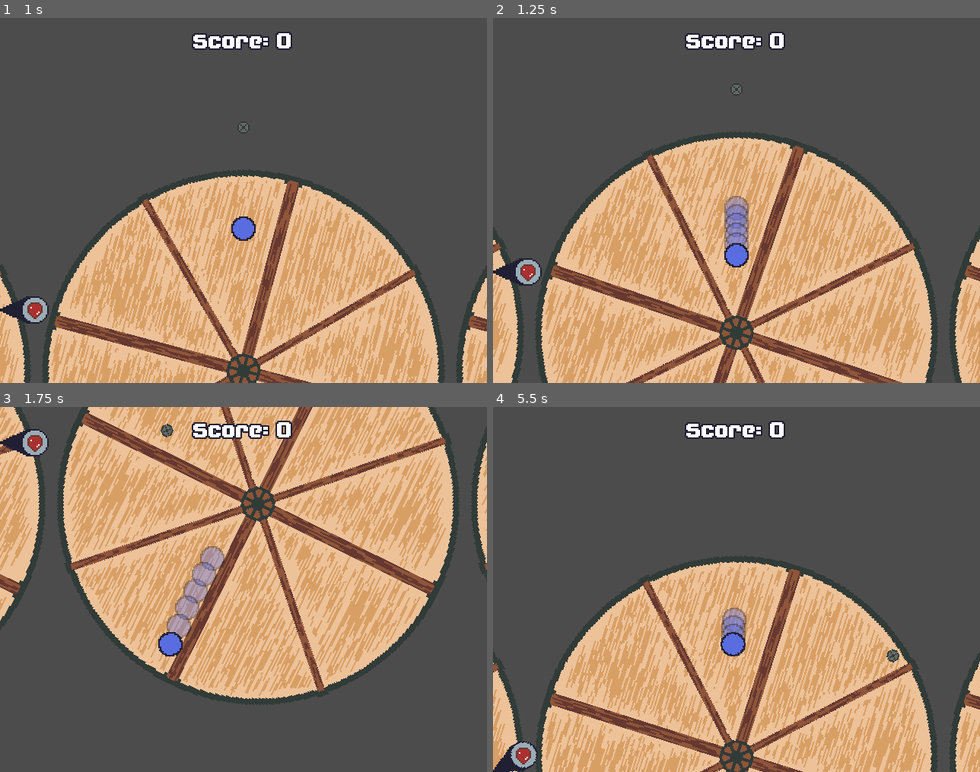
Above: before the commit, frames 1-4 (two rows, left to right).
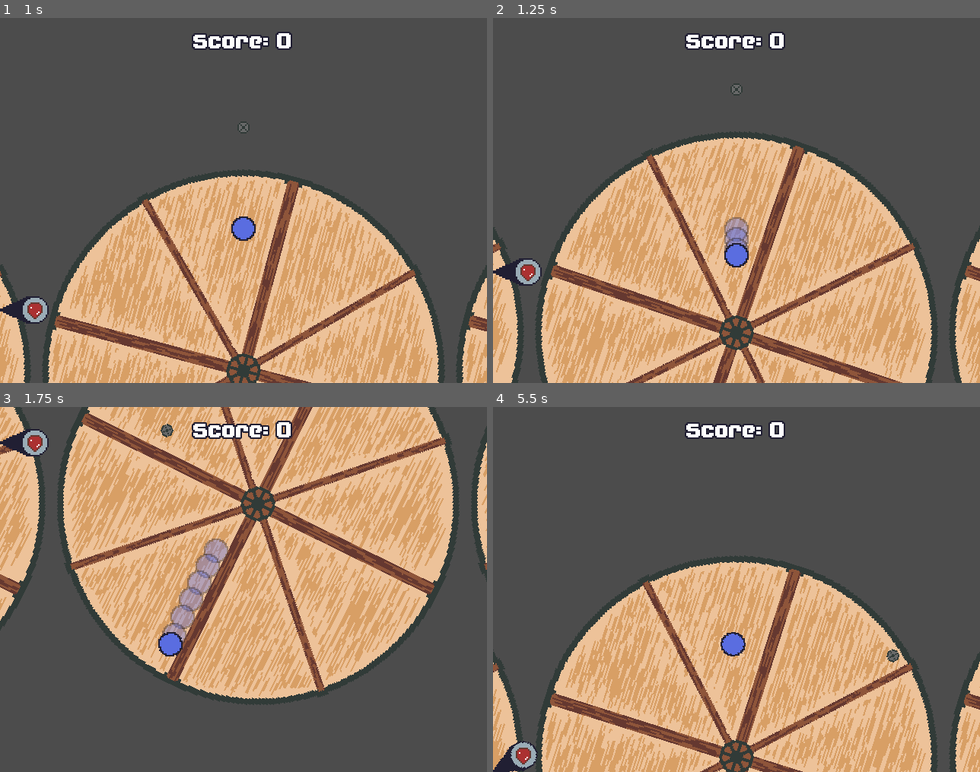
Above: after the commit, the same moments.

Repository: svntax/LD47-StuckInALoop
Game: Godot game, scene res://Stages/Stage01.tscn
The game is run twice, just before and just after one commit, with the same random seed, the same clock (stepped at 60 frames per second) and the same inputs.
Inputs (mouse positions are in pixels of both pictures, inside the frame that each line leads up to):
- Up to frame 1 (1 s): move the mouse to (350, 182) at 0.52 s; click (350, 182) at 0.6 s
- Up to frame 2 (1.25 s): no input
- Up to frame 3 (1.75 s): move the mouse to (146, 607) at 1.27 s; click (146, 607) at 1.35 s
- Up to frame 4 (5.5 s): move the mouse to (785, 509) at 2.02 s; click (785, 509) at 2.1 s; move the mouse to (712, 662) at 2.77 s; click (712, 662) at 2.85 s; click "Restart" at 3.5 s; click "Restart" at 4.25 s; move the mouse to (882, 644) at 5.02 s; click (882, 644) at 5.1 s

Frame 1 is identical in both runs. In frame 2, 0.6% of the frame differs, in the area x 47-53%, y 48-64%; in frame 3, 0.9%, in the area x 32-47%, y 36-69%; in frame 4, 0.3%.

Commit message:
Updated pin destroying logic to be more consistent and forgiving.

Diff:
--- a/Globals.gd
+++ b/Globals.gd
@@ -1,6 +1,6 @@
 extends Node
 
-const MIN_DASH_SPEED = 128
+const MIN_DASH_SPEED = 172
 
 var score = 0
 var current_map = 0
--- a/Player/Player.gd
+++ b/Player/Player.gd
@@ -11,6 +11,9 @@
 onready var current_pin = null
 
 onready var dash_particles = $PlayerBody/DashParticles
+onready var dash_stop_timer = $DashStopTimer
+onready var dashing = false
+onready var layers_anim_player = $LayersAnimation
 
 export (NodePath) var bottom_bound = ""
 onready var bottom_map_pos = null
@@ -36,8 +39,13 @@
 
 	if player_body.linear_velocity.length() >= Globals.MIN_DASH_SPEED:
 		dash_particles.emitting = true
+		layers_anim_player.play("dashing")
+		dash_stop_timer.stop()
+		dashing = true
 	else:
-		dash_particles.emitting = false
+		# Add a bit of delay before the player has stopped dashing
+		if dash_stop_timer.is_stopped():
+			dash_stop_timer.start()
 
 	# Controls
 	if Input.is_action_just_pressed("left_click"):
@@ -91,5 +99,13 @@
 	player_body.gravity_scale = 4
 	current_pin = null
 
+func is_dashing() -> bool:
+	return dashing
+
 func knockback(force: Vector2):
 	player_body.apply_central_impulse(force)
+
+func _on_DashStopTimer_timeout():
+	dashing = false
+	dash_particles.emitting = false
+	layers_anim_player.play("normal")
--- a/Player/Player.tscn
+++ b/Player/Player.tscn
@@ -13,6 +13,38 @@
 orbit_velocity = 0.0
 orbit_velocity_random = 0.0
 
+[sub_resource type="Animation" id=3]
+resource_name = "dashing"
+length = 0.1
+tracks/0/type = "value"
+tracks/0/path = NodePath("PlayerBody:collision_mask")
+tracks/0/interp = 1
+tracks/0/loop_wrap = true
+tracks/0/imported = false
+tracks/0/enabled = true
+tracks/0/keys = {
+"times": PoolRealArray( 0 ),
+"transitions": PoolRealArray( 1 ),
+"update": 1,
+"values": [ 1 ]
+}
+
+[sub_resource type="Animation" id=4]
+resource_name = "normal"
+length = 0.1
+tracks/0/type = "value"
+tracks/0/path = NodePath("PlayerBody:collision_mask")
+tracks/0/interp = 1
+tracks/0/loop_wrap = true
+tracks/0/imported = false
+tracks/0/enabled = true
+tracks/0/keys = {
+"times": PoolRealArray( 0 ),
+"transitions": PoolRealArray( 1 ),
+"update": 1,
+"values": [ 5 ]
+}
+
 [node name="Player" type="Node2D"]
 script = ExtResource( 1 )
 
@@ -22,7 +54,6 @@
 
 [node name="Pin" parent="." instance=ExtResource( 2 )]
 collision_layer = 0
-collision_mask = 0
 permanent = true
 
 [node name="PlayerBody" type="RigidBody2D" parent="." groups=[
@@ -58,3 +89,13 @@
 local_coords = false
 process_material = SubResource( 2 )
 texture = ExtResource( 3 )
+
+[node name="LayersAnimation" type="AnimationPlayer" parent="."]
+autoplay = "normal"
+anims/dashing = SubResource( 3 )
+anims/normal = SubResource( 4 )
+
+[node name="DashStopTimer" type="Timer" parent="."]
+wait_time = 0.2
+one_shot = true
+[connection signal="timeout" from="DashStopTimer" to="." method="_on_DashStopTimer_timeout"]
--- a/Wheel/Pin.gd
+++ b/Wheel/Pin.gd
@@ -20,8 +20,6 @@
 	queue_free()
 
 func _on_AreaDetect_body_entered(body):
-	# TODO: inconsistent, needs rework
 	if body.is_in_group("Players"):
-		var speed = body.linear_velocity.length()
-		if speed >= Globals.MIN_DASH_SPEED:
+		if  body.get_parent().is_dashing():
 			break_pin()
--- a/Wheel/Pin.tscn
+++ b/Wheel/Pin.tscn
@@ -10,8 +10,8 @@
 radius = 6.0
 
 [node name="Pin" type="StaticBody2D"]
-collision_layer = 5
-collision_mask = 3
+collision_layer = 4
+collision_mask = 0
 script = ExtResource( 2 )
 
 [node name="CollisionShape2D" type="CollisionShape2D" parent="."]
@@ -24,6 +24,7 @@
 texture = ExtResource( 1 )
 
 [node name="AreaDetect" type="Area2D" parent="."]
+collision_mask = 3
 
 [node name="CollisionShape2D2" type="CollisionShape2D" parent="AreaDetect"]
 shape = SubResource( 2 )
Not shown: 1 places in Player/Player.tscn that only renumber resources
